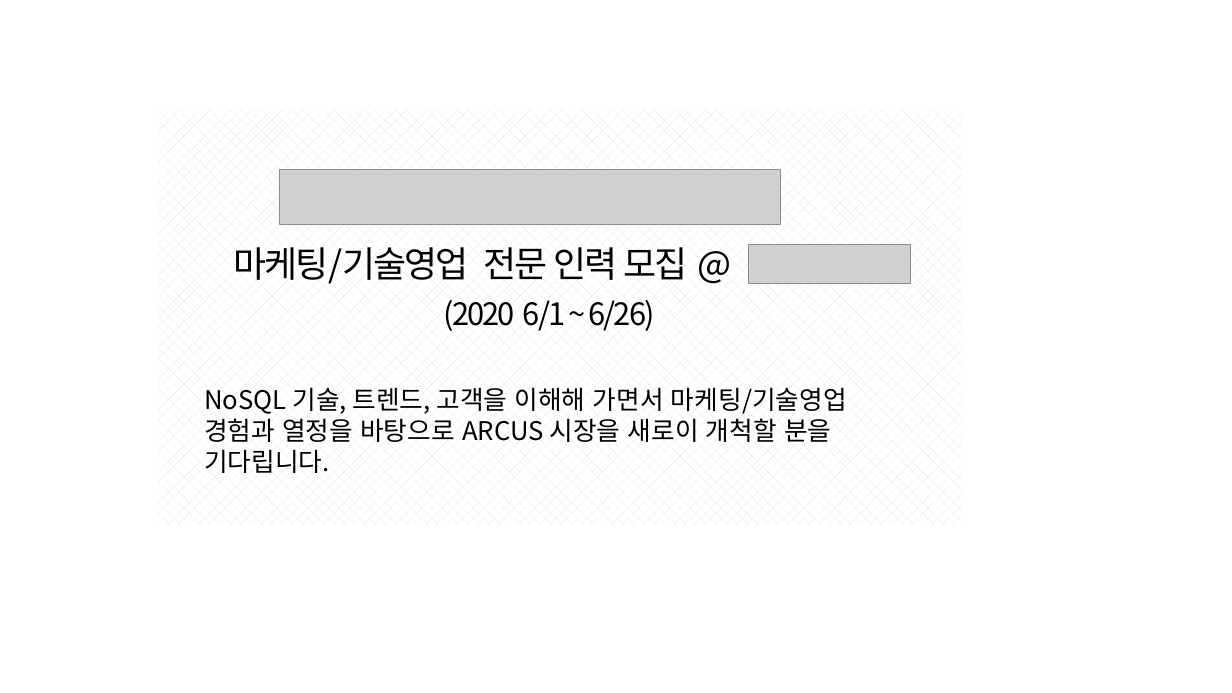
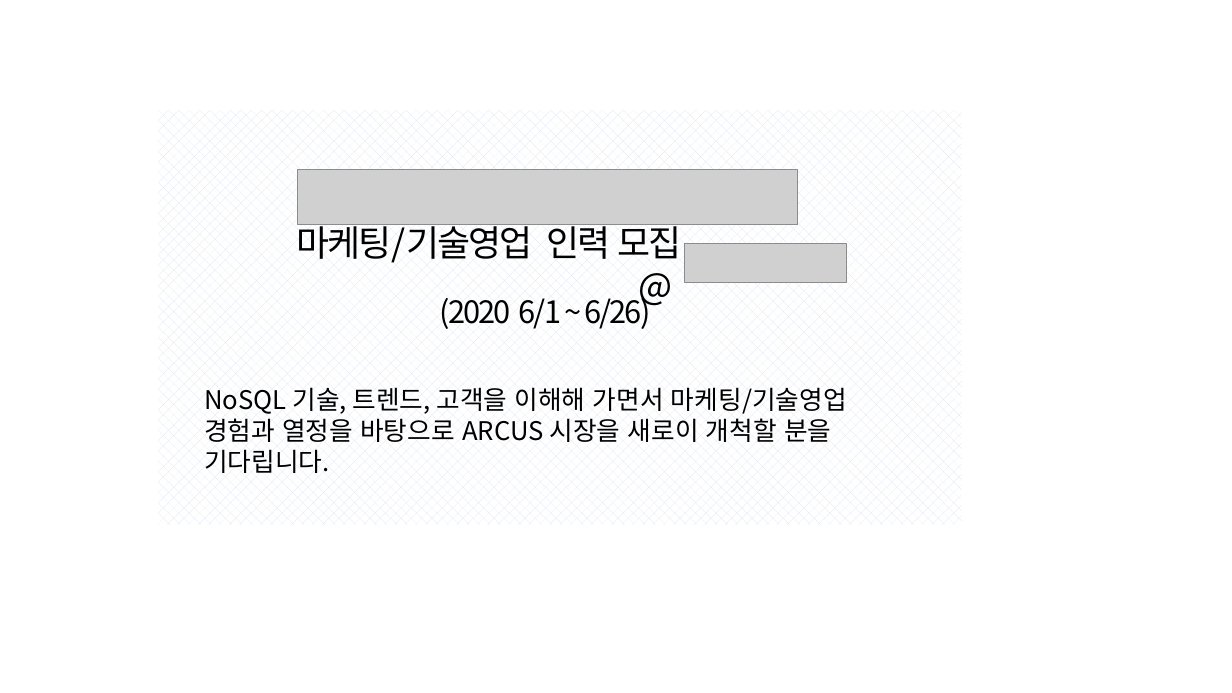
Before and after one commit to jam2in/recruit, a slide deck: slide 6 of images/jam2in-job-posting-images.pptx. Drawn at 1232x693 pixels with LibreOffice and Linux fonts; fonts in the diff are those of the drawing; grey boxes stand for pictures. Boxes give left, top, right and bottom in pixels: in the first picture for what was removed or moved away, otherwise in the second. Text is boxed around its words. In the diff, an @@ line names an element or a change of style, - is before the commit and + after.

```diff
--- a/images/jam2in-job-posting-images.pptx
+++ b/images/jam2in-job-posting-images.pptx
@@ picture: place and size @@
-picture at (279, 169, 780, 225)
+picture at (298, 169, 799, 225)
@@ text at (297, 219, 681, 263): text changed @@
-마케팅/기술영업 전문 인력 모집 @
+마케팅/기술영업 인력 모집 @
@@ picture: place and size @@
-picture at (749, 244, 910, 283)
+picture at (685, 243, 847, 282)
@@ text "(2020 6/1 ~ 6/26)" rewrapped from (444, 300, 655, 331) to (440, 291, 650, 329) @@
```
Also in this commit, not shown: 1 other file.
